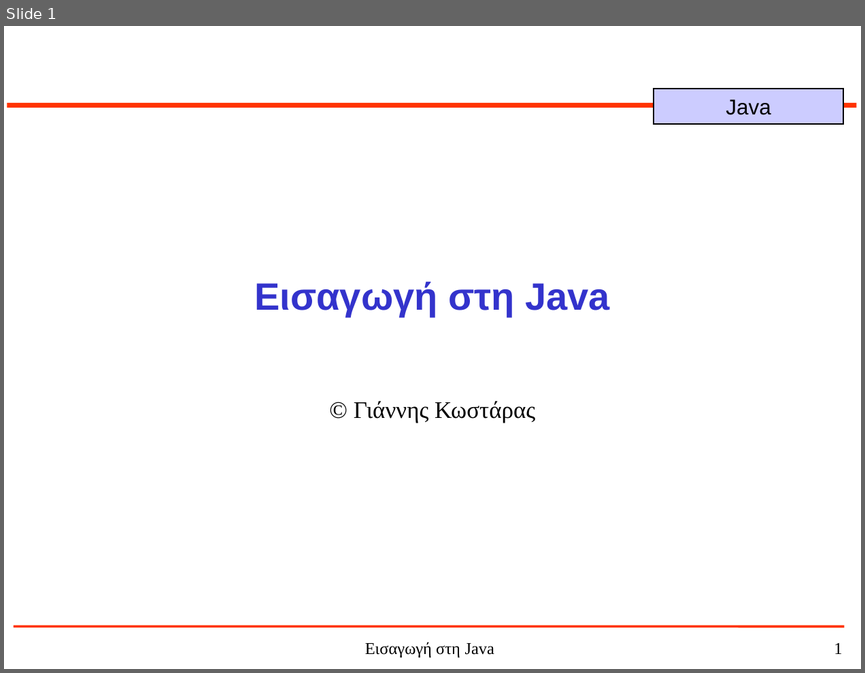
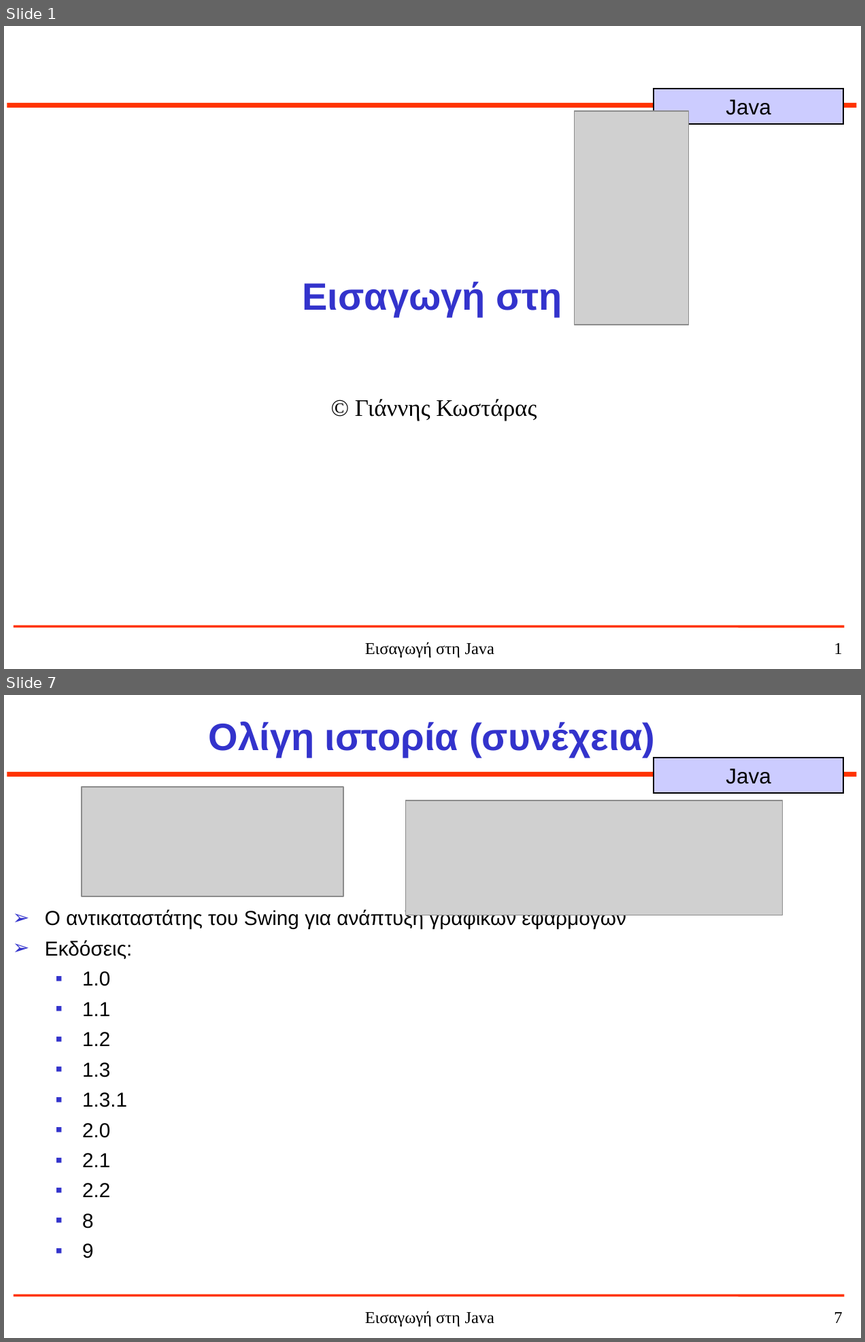
Before and after one commit to jkost/jkost.github.io, a slide deck: Java/slides/1-JavaHistory.ppt. Shown one above the other, each under a label of ours: slide 1 before the commit, slides 1 and 7 after it; the slides between them are not shown. The pictures are 865x673 and 865x1342 pixels, drawn with LibreOffice and Linux fonts; fonts in the diff are those of the drawing; grey boxes stand for pictures. Boxes give left, top, right and bottom in pixels: in the first picture for what was removed or moved away, otherwise in the second. Text is boxed around its words. In the diff, an @@ line names an element or a change of style, - is before the commit and + after.

```diff
--- a/Java/slides/1-JavaHistory.ppt
+++ b/Java/slides/1-JavaHistory.ppt
@@ slide 7 added at bbox=[4, 695, 861, 1338], background #FFFFFF; not listed: 5 template elements that a slide beside it also shows @@
@@ title added at bbox=[209, 722, 655, 758], 32 pt, text #3333CC, bold @@
+Ολίγη ιστορία (συνέχεια)
@@ picture added at bbox=[81, 787, 343, 896] @@
@@ picture added at bbox=[406, 800, 783, 915] @@
@@ text added at bbox=[45, 909, 626, 1258], 17 pt, text #000000 @@
+➢ Ο αντικαταστάτης του Swing για ανάπτυξη γραφικών εφαρμογών
+➢ Εκδόσεις:
+  ▪ 1.0
+  ▪ 1.1
+  ▪ 1.2
+  ▪ 1.3
+  ▪ 1.3.1
+  ▪ 2.0
+  ▪ 2.1
+  ▪ 2.2
+  ▪ 8
+  ▪ 9
@@ slide 1 changed as well @@
@@ picture added at bbox=[574, 111, 689, 324] @@
@@ title at bbox=[302, 281, 562, 317]: text changed @@
-Εισαγωγή στη Java
+Εισαγωγή στη
@@ subtitle "© Γιάννης Κωστάρας": place and size @@
-subtitle "© Γιάννης Κωστάρας" at bbox=[354, 401, 535, 423]
+subtitle "© Γιάννης Κωστάρας" at bbox=[355, 399, 536, 420]
```
Also in this commit, not shown: 7 other slides added, 37 slides removed, 2 other files.
